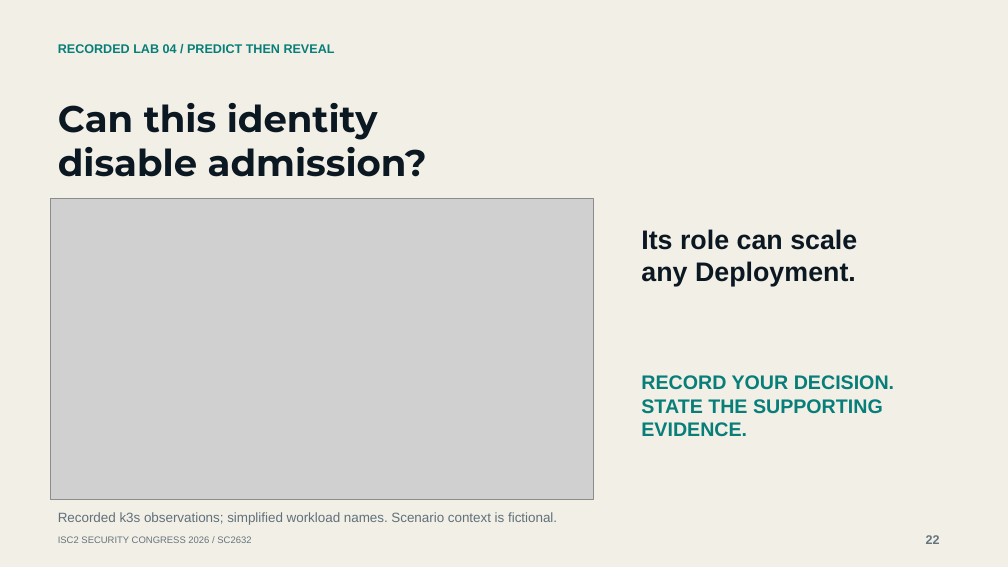
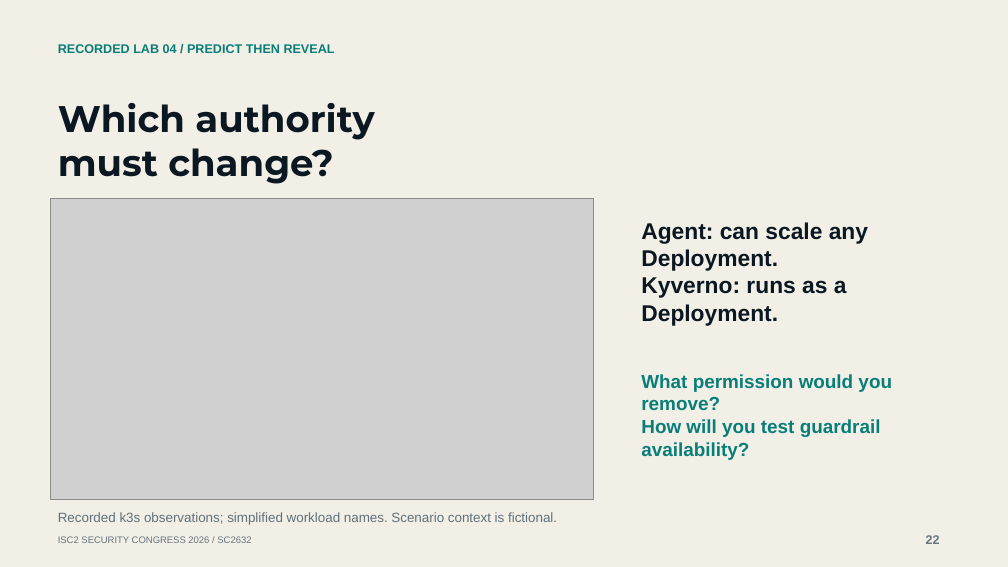
Before and after one commit to mgunjan/sc2632-tabletop, a slide deck: slide 22 of submission/2026-10-13/SC2632-session-four-cases.pptx. Drawn at 1008x567 pixels with LibreOffice and Linux fonts; fonts in the diff are those of the drawing; grey boxes stand for pictures. Boxes give left, top, right and bottom in pixels: in the first picture for what was removed or moved away, otherwise in the second. Text is boxed around its words. In the diff, an @@ line names an element or a change of style, - is before the commit and + after.

Commit message:
Ground the tabletop in incident decisions and evidence

```diff
--- a/submission/2026-10-13/SC2632-session-four-cases.pptx
+++ b/submission/2026-10-13/SC2632-session-four-cases.pptx
@@ text at [58, 103, 374, 184]: text changed @@
-Can this identity
-disable admission?
+Which authority
+must change?
@@ text at [641, 222, 868, 326]: text changed; size 25.5 to 21.8 pt @@
-Its role can scale
-any Deployment.
+Agent: can scale any Deployment.
+Kyverno: runs as a Deployment.
@@ text at [641, 374, 892, 460]: text changed; size 18.8 to 18 pt @@
-RECORD YOUR DECISION.
-STATE THE SUPPORTING EVIDENCE.
+What permission would you remove?
+How will you test guardrail availability?
```
Also in this commit, not shown: 12 other slides changed, 2 slides added, 2 slides removed, 14 other files.
